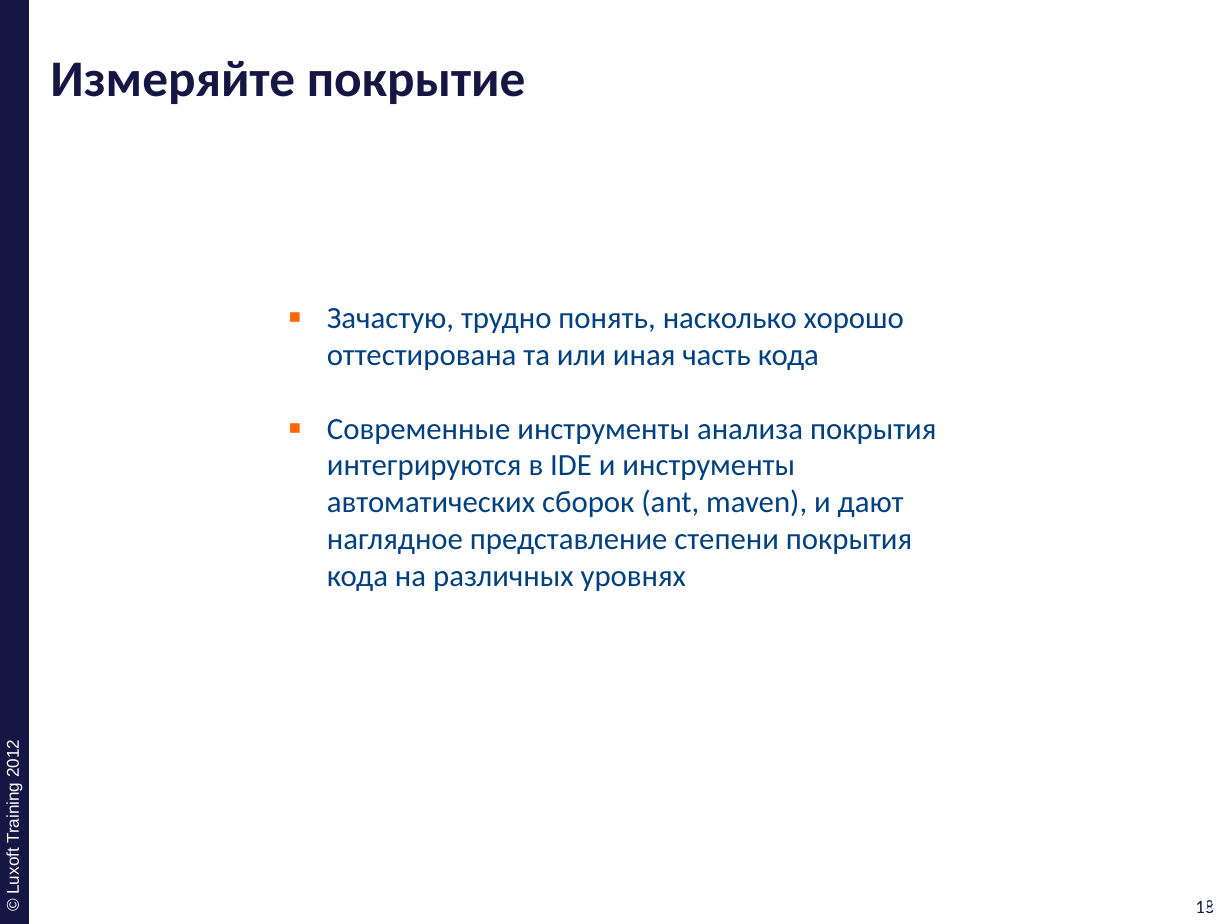
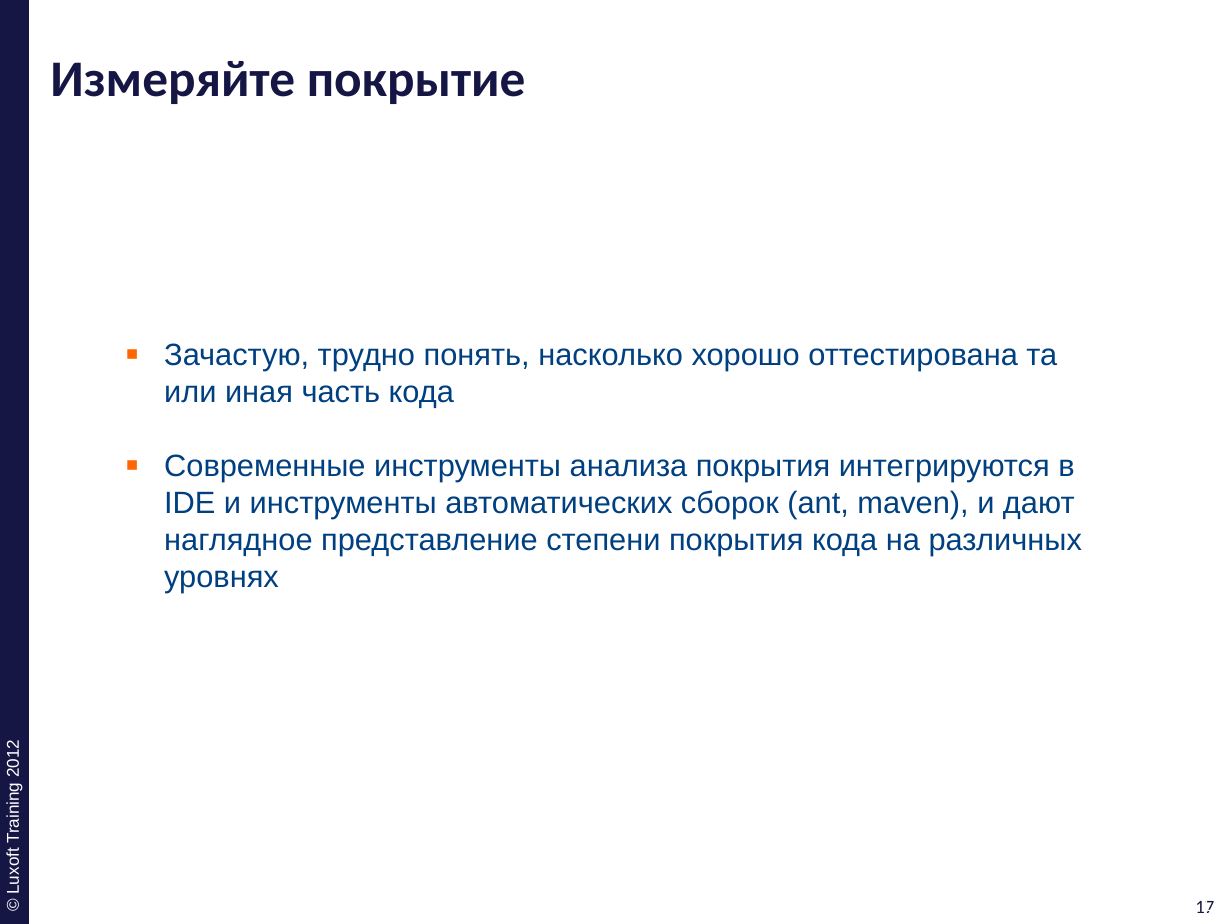
Before and after one commit to ivan-dyachenko/Trainings, a slide deck: slide 17 of Test Driven Development/materials/pptx/11. TDD-Best-Practice.pptx (slide 18 before the commit). Drawn at 1232x924 pixels with LibreOffice and Linux fonts; fonts in the diff are those of the drawing; background and template pictures are left out. Boxes give left, top, right and bottom in pixels: in the first picture for what was removed or moved away, otherwise in the second. Text is boxed around its words. In the diff, an @@ line names an element or a change of style, - is before the commit and + after.

```diff
--- a/Test Driven Development/materials/pptx/11. TDD-Best-Practice.pptx
+++ b/Test Driven Development/materials/pptx/11. TDD-Best-Practice.pptx
@@ text "Зачастую, трудно понять, насколько хорошо ...": place and size @@
-text "Зачастую, трудно понять, насколько хорошо ..." at [327,308,936,591]
+text "Зачастую, трудно понять, насколько хорошо ..." at [164,343,1082,592]
@@ text "Зачастую, трудно понять, насколько хорошо ..." at [164,343,1082,592]: font Calibri to Arial @@
@@ page number at [1195,901,1214,913]: text changed @@
-18
+17
@@ page number at [1201,901,1220,913]: text changed @@
-18
+17
```
Also in this commit, not shown: 15 other slides changed, 1 slide removed.
